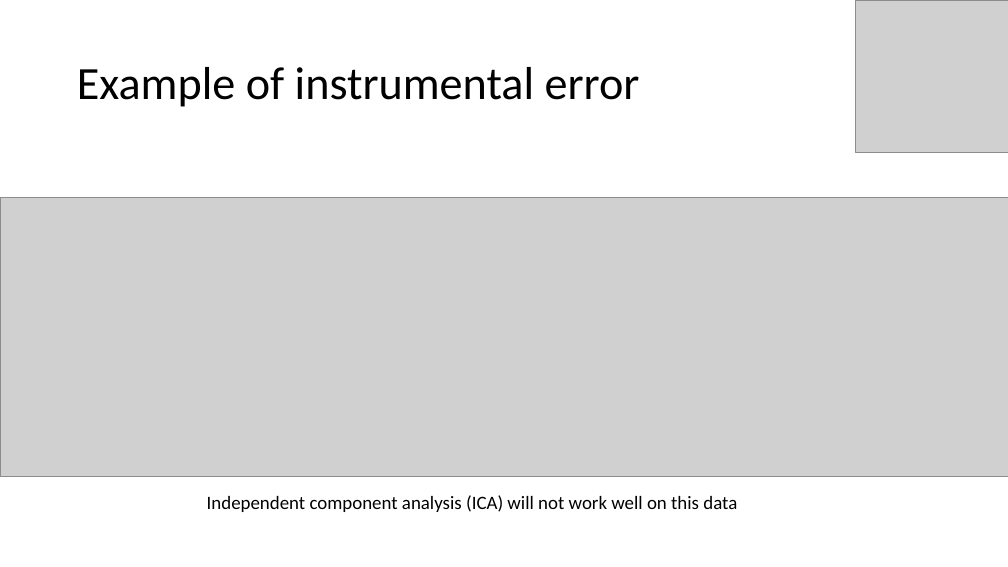
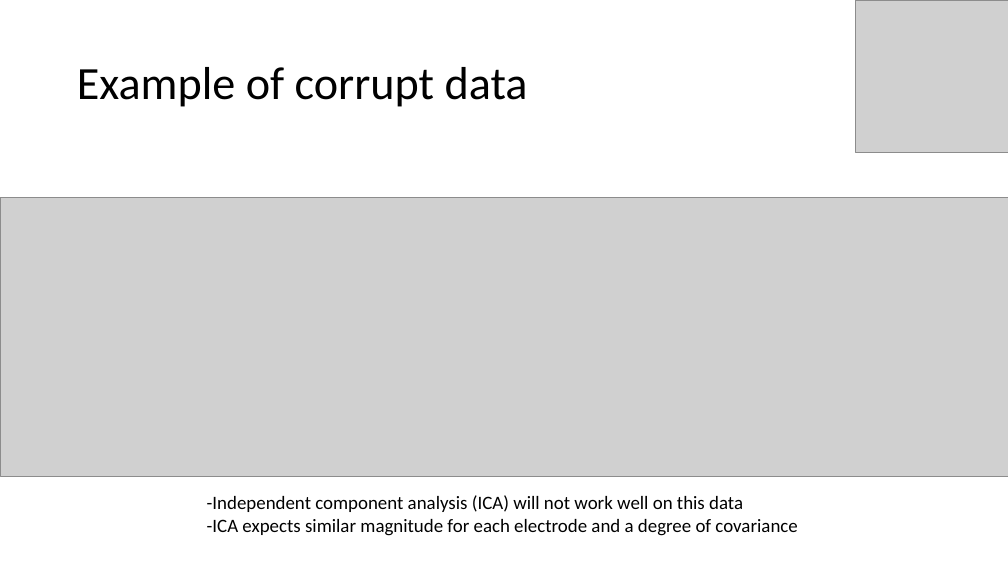
Before and after one commit to russellu/cs405, a slide deck: slide 15 of Lecture_02.pptx (slide 16 before the commit). Drawn at 1008x567 pixels with LibreOffice and Linux fonts; fonts in the diff are those of the drawing; grey boxes stand for pictures. Boxes give left, top, right and bottom in pixels: in the first picture for what was removed or moved away, otherwise in the second. Text is boxed around its words. In the diff, an @@ line names an element or a change of style, - is before the commit and + after.

```diff
--- a/Lecture_02.pptx
+++ b/Lecture_02.pptx
@@ title at bbox=[77, 67, 528, 107]: text changed @@
-Example of instrumental error
+Example of corrupt data
@@ text at bbox=[207, 495, 797, 536]: text changed @@
-Independent component analysis (ICA) will not work well on this data
+-Independent component analysis (ICA) will not work well on this data
+-ICA expects similar magnitude for each electrode and a degree of covariance
```
Also in this commit, not shown: 10 other slides changed, 1 slide added, 2 slides removed, 1 other file.
